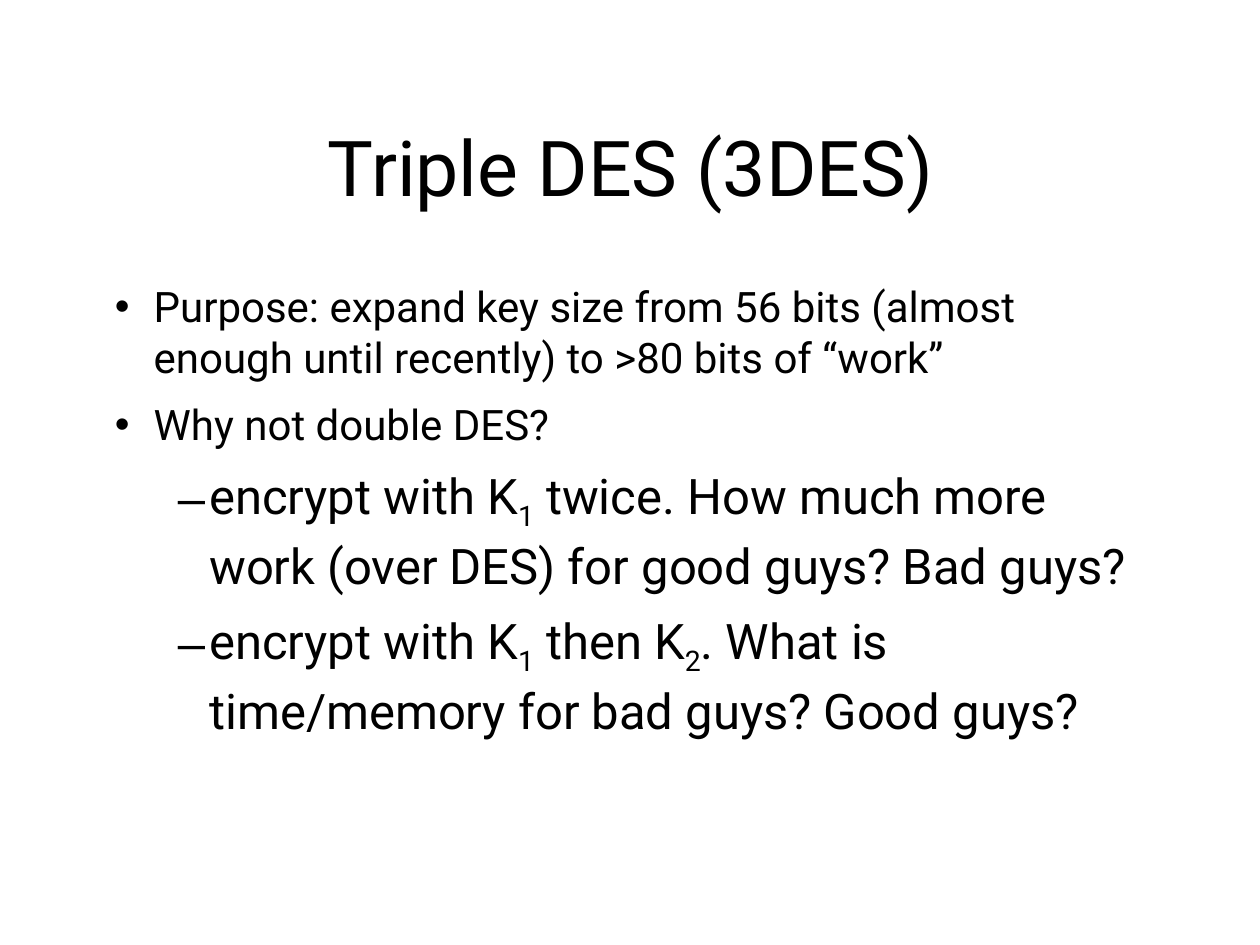
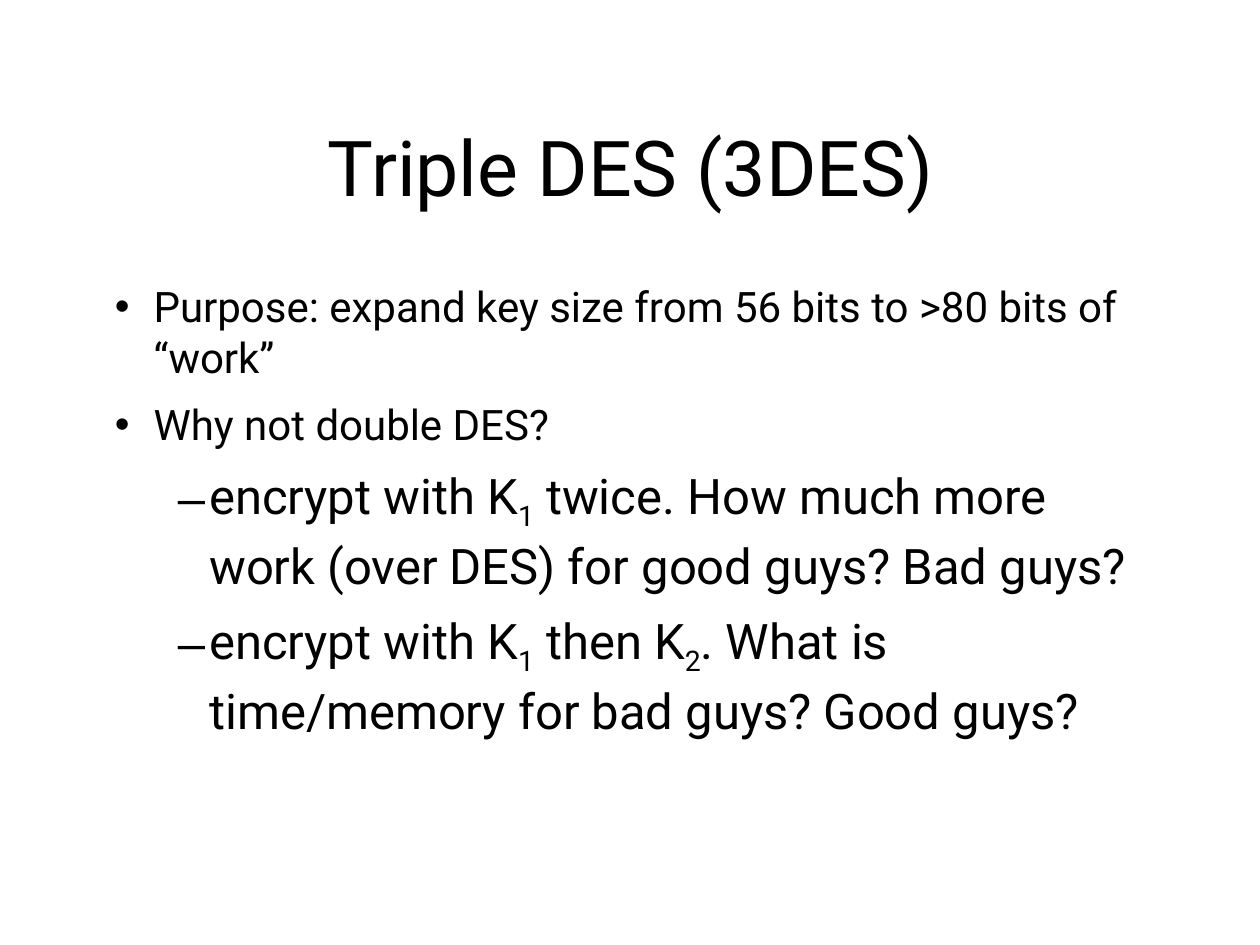
Before and after one commit to sftcd/cs7053, a slide deck: slide 81 of 2016lectures/03-crypto.ppt. Drawn at 1260x945 pixels with LibreOffice and Linux fonts; fonts in the diff are those of the drawing. Boxes give left, top, right and bottom in pixels: in the first picture for what was removed or moved away, otherwise in the second. Text is boxed around its words. In the diff, an @@ line names an element or a change of style, - is before the commit and + after.

```diff
--- a/2016lectures/03-crypto.ppt
+++ b/2016lectures/03-crypto.ppt
@@ text at box(154, 290, 1116, 374): text changed @@
-• Purpose: expand key size from 56 bits (almost enough until recently) to >80 bits of “work”
+• Purpose: expand key size from 56 bits to >80 bits of “work”
```
Also in this commit, not shown: 99 other slides changed, 1 slide added, 1 other file.
